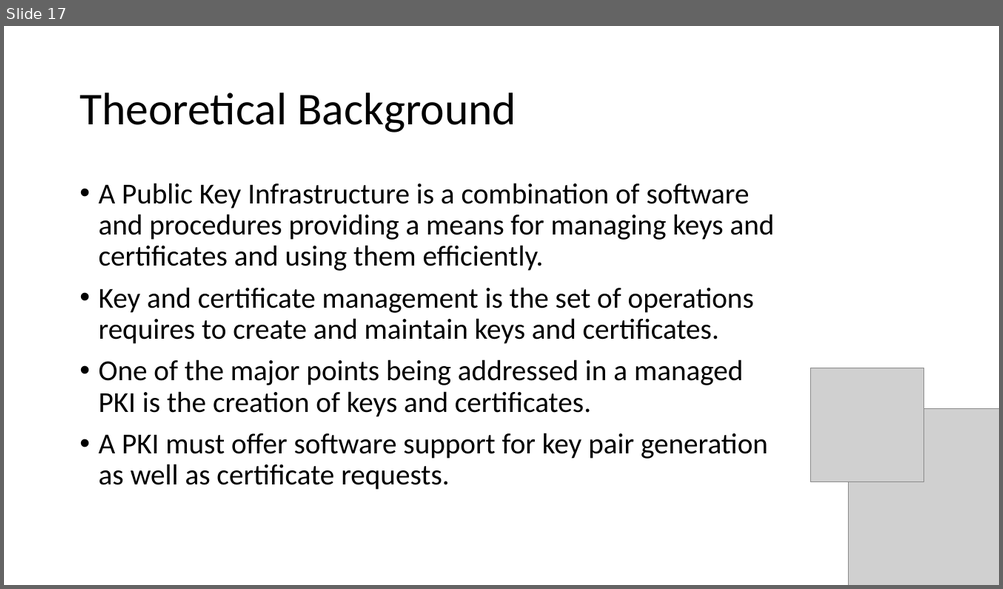
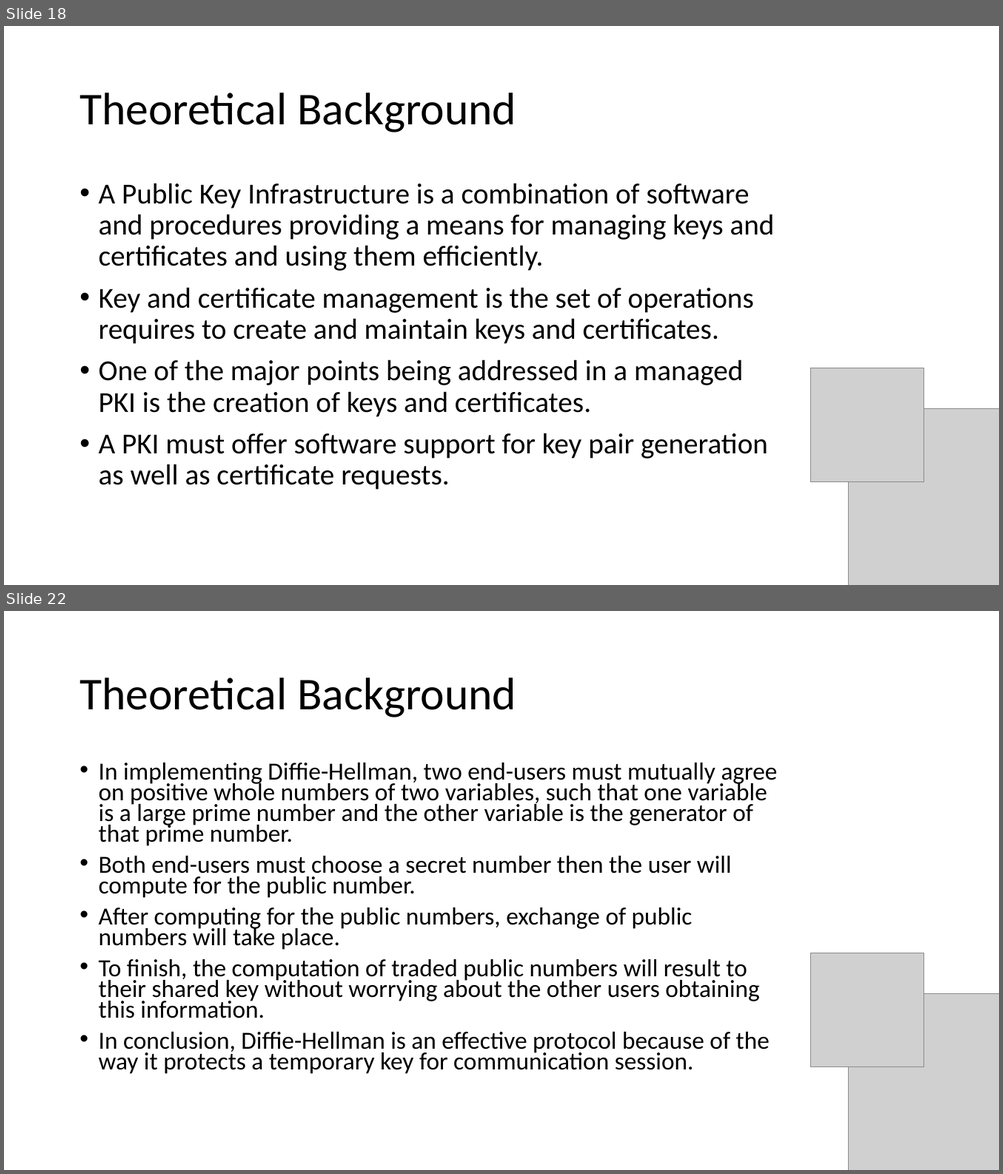
Before and after one commit to seans888/Project---Automate-Election, a slide deck: Documentation/Finals_Sysadd1.pptx. Shown one above the other, each under a label of ours: slide 17 before the commit, slides 18 and 22 after it; the slides between them are not shown. The pictures are 1003x589 and 1003x1174 pixels, drawn with LibreOffice and Linux fonts; fonts in the diff are those of the drawing; grey boxes stand for pictures. Boxes give left, top, right and bottom in pixels: in the first picture for what was removed or moved away, otherwise in the second. Text is boxed around its words. In the diff, an @@ line names an element or a change of style, - is before the commit and + after.

```diff
--- a/Documentation/Finals_Sysadd1.pptx
+++ b/Documentation/Finals_Sysadd1.pptx
@@ slide 22 added at <box>4,611,999,1170</box>, background #FFFFFF @@
@@ title added at <box>79,678,516,718</box>, 44 pt, text #000000 @@
+Theoretical Background
@@ text added at <box>99,763,777,1074</box>, 23.8 pt, text #000000 @@
+• In implementing Diffie-Hellman, two end-users must mutually agree on positive whole numbers of two variables, such that one variable is a large prime number and the other variable is the generator of that prime number.
+• Both end-users must choose a secret number then the user will compute for the public number.
+• After computing for the public numbers, exchange of public numbers will take place.
+• To finish, the computation of traded public numbers will result to their shared key without worrying about the other users obtaining this information.
+• In conclusion, Diffie-Hellman is an effective protocol because of the way it protects a temporary key for communication session.
@@ picture added at <box>811,954,924,1067</box> @@
@@ picture added at <box>848,994,999,1170</box> @@
@@ what was slide 17 is now slide 18 @@
```
Also in this commit, not shown: 5 slides changed, 11 other slides added, 2 slides removed, 2 other files.
